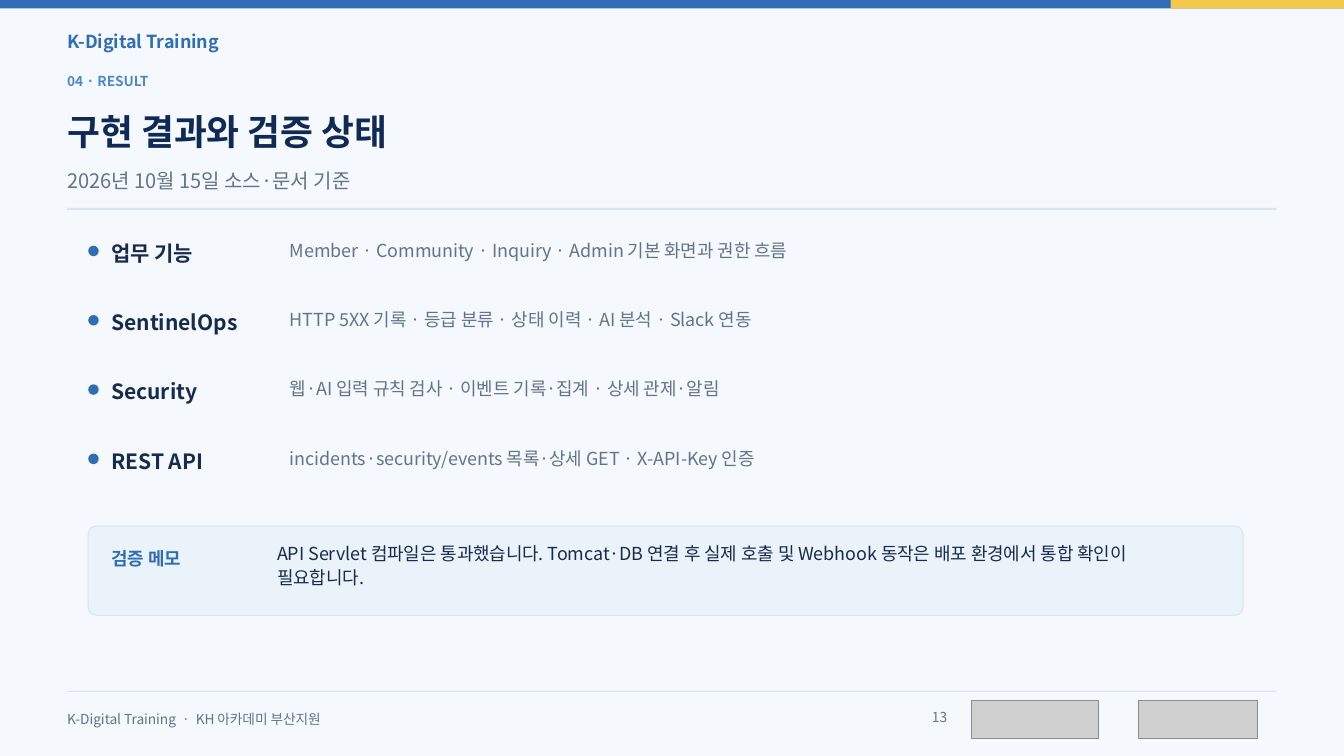
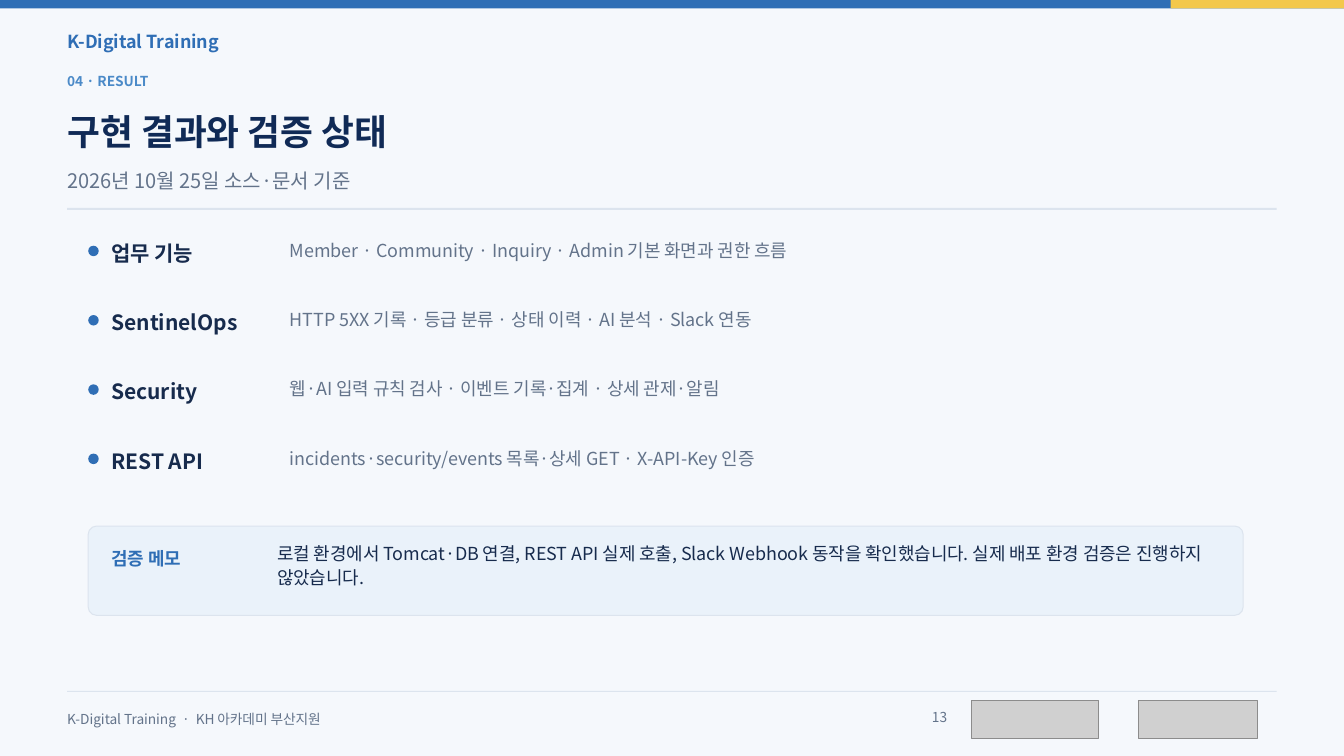
Before and after one commit to sm-k-dev/solution, a slide deck: slide 13 of solution/report/1조_세미_팀프로젝트_결과보고서.pptx. Drawn at 1344x756 pixels with LibreOffice and Linux fonts; fonts in the diff are those of the drawing; grey boxes stand for pictures. Boxes give left, top, right and bottom in pixels: in the first picture for what was removed or moved away, otherwise in the second. Text is boxed around its words. In the diff, an @@ line names an element or a change of style, - is before the commit and + after.

```diff
--- a/solution/report/1조_세미_팀프로젝트_결과보고서.pptx
+++ b/solution/report/1조_세미_팀프로젝트_결과보고서.pptx
@@ text at <box>67,171,351,190</box>: text changed @@
-2026년 10월 15일 소스·문서 기준
+2026년 10월 25일 소스·문서 기준
@@ text at <box>277,545,1202,586</box>: text changed @@
-API Servlet 컴파일은 통과했습니다. Tomcat·DB 연결 후 실제 호출 및 Webhook 동작은 배포 환경에서 통합 확인이 필요합니다.
+로컬 환경에서 Tomcat·DB 연결, REST API 실제 호출, Slack Webhook 동작을 확인했습니다. 실제 배포 환경 검증은 진행하지 않았습니다.
```
Also in this commit, not shown: 3 other slides changed, 1 slide added, 1 slide removed, 2 other files.
